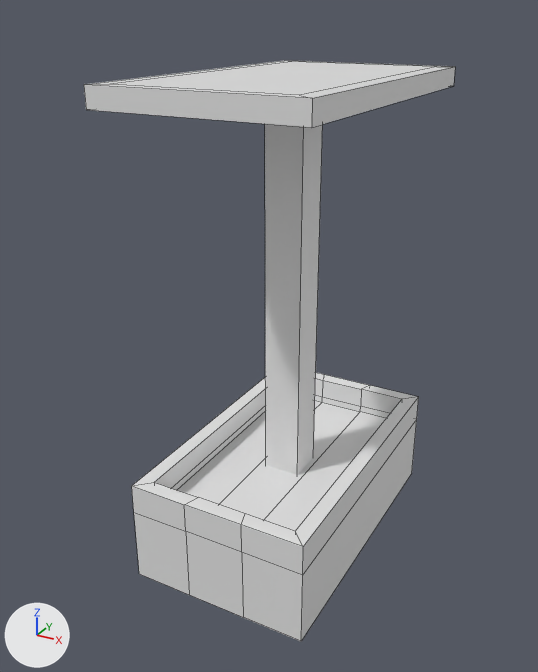
Two versions of the FBX model Unity/WatcherUnity/Assets/Blender Objects/Misc Objects/Lift.fbx, one commit apart.
Both versions are drawn from a 50 mm camera at (2.04, -4.01, 3.44) aimed at (-0.1, -0.13, 1.5). The lights are fixed; the arrows at lower left show +X, +Y and +Z. Mesh edges are drawn as thin lines. Where no turn or scale is listed for an object, it has been applied to the vertices.

Before the edit, the objects in view are built like this:
```python
me_cube = bpy.data.meshes.new('Cube')
me_cube.from_pydata(...)  # 48 vertices, 46 faces; spans x -0.6..0.6, y -1.0..1.0, z -1.0..-0.3
me_cube.materials.append(mat_material)  # white #e7e7e7
me_cube_001 = bpy.data.meshes.new('Cube.001')
me_cube_001.from_pydata(...)  # 20 vertices, 18 faces; spans x -0.62..0.62, y -1.08..1.04, z -0.76..2.1
me_cube_001.materials.append(mat_material)  # white #e7e7e7
ob_base = bpy.data.objects.new('Base', me_cube)
ob_base.location = (0.0, 0.0, 1.0)
ob_top = bpy.data.objects.new('Top', me_cube_001)
ob_top.location = (0.0, 0.02, 1.0)
```
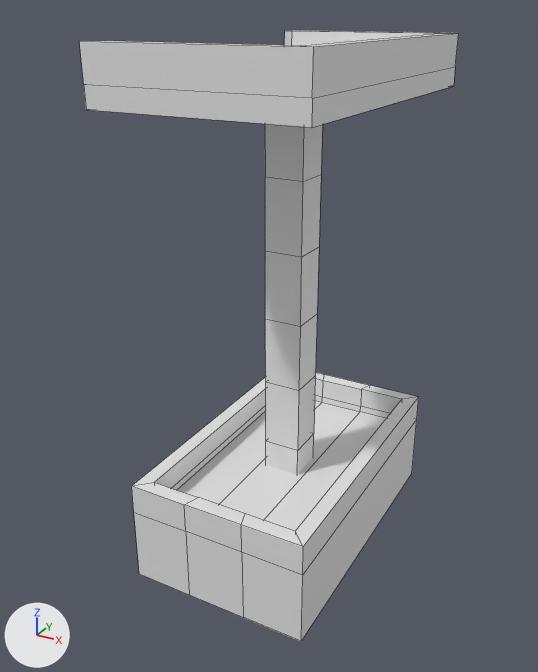
Edits to the bpy script that builds the scene:
```text
Add mat_highlights:
    mat_highlights = principled_material('Highlights')
    mat_highlights.base_color = (0.8, 0.8, 0.8)  # white #e7e7e7
Change me_cube_001:
    used by ob_top; location = (0.0, 0.02, 1.0)
    remove me_cube_001.from_pydata(...)  # 20 vertices, 18 faces; spans x -0.62..0.62, y -1.08..1.04, z -0.76..2.1
    add me_cube_001.from_pydata(...)  # 48 vertices, 46 faces; spans x -0.62..0.62, y -1.08..1.04, z -0.76..2.3
    me_cube_001 part 1
    3 faces are deleted
    8 new vertices lie (0.0, 0.0, 0.2) away from vertices in x -0.62..0.62, y -1.08..1.04, z 2.1
    9 new faces join them, mat_material (white #e7e7e7)
    2 new faces join them, mat_highlights (white #e7e7e7)
    me_cube_001 part 2
    4 faces are deleted
    20 vertices are added at x -0.12..0.12, y -0.15..0.1, z -0.3..1.52
    12 new faces join them, mat_highlights (white #e7e7e7)
    12 new faces join them, mat_material (white #e7e7e7)
    add me_cube_001.materials.append(mat_highlights)  # white #e7e7e7
```

Where the change shows, as pixel boxes [x1, y1, x2, y2] in the pictures (538 x 672 px):
'Top', reshaped (7% taller)
    before: [84, 60, 455, 475]
    after: [80, 31, 459, 475]
part 1 of me_cube_001, built on
    before: [84, 61, 455, 98]
    after: [80, 31, 459, 98]
part 2 of me_cube_001, built on
    both: [265, 124, 322, 475]
